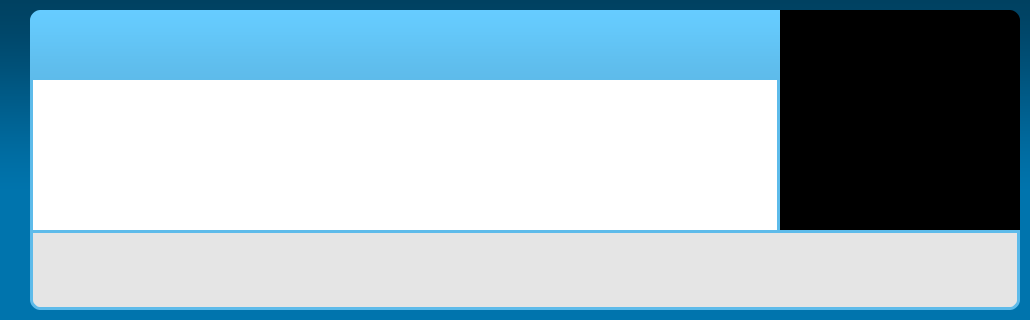
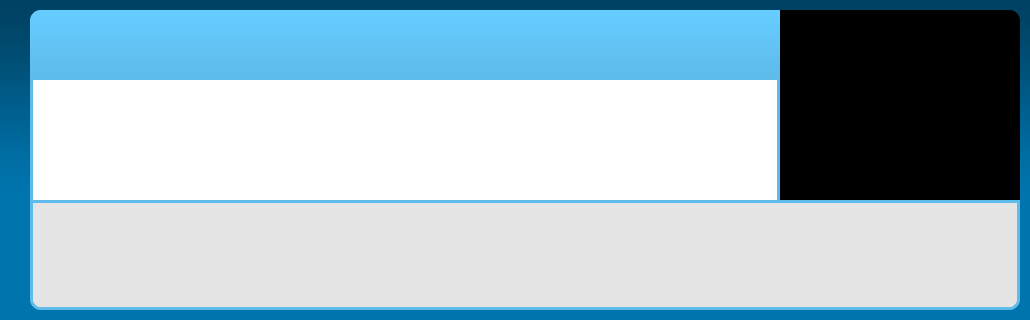
The second 1030x320 image is a revision of the first. Changes to its layers:
painted on "sidebar" over bbox(780, 200, 1020, 230)
painted on "footer" over bbox(33, 200, 1020, 230)
